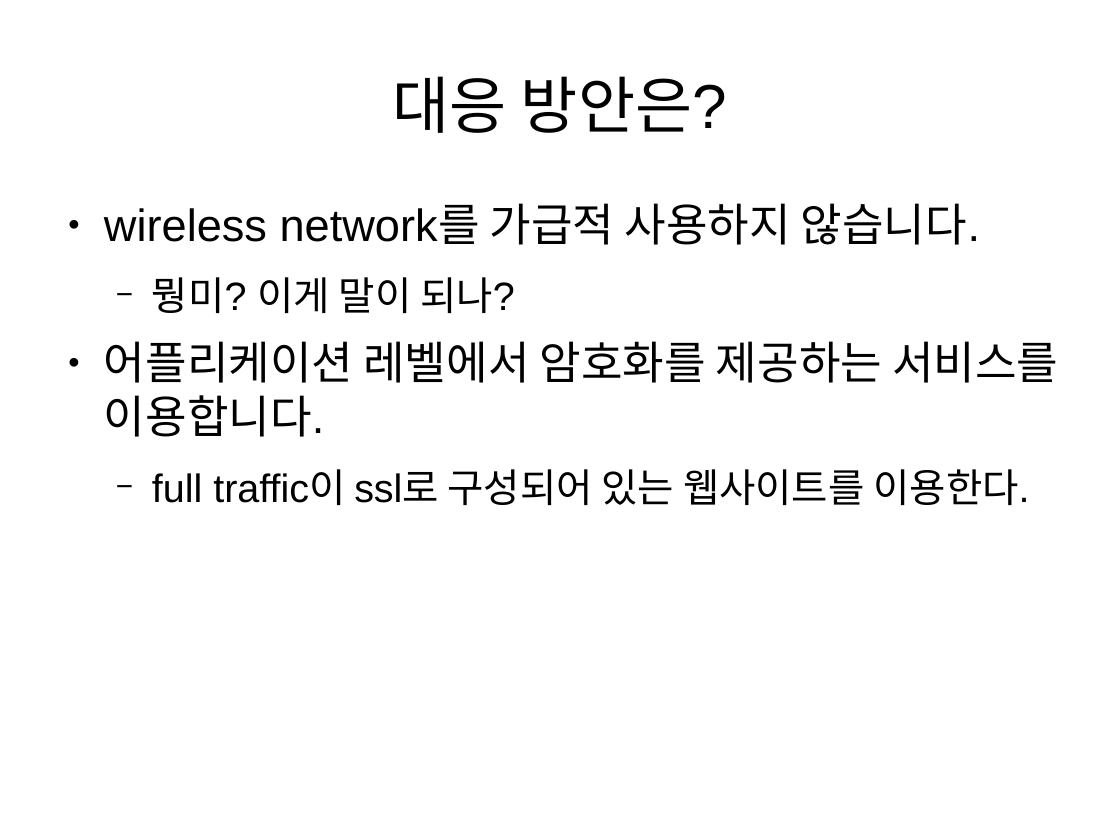
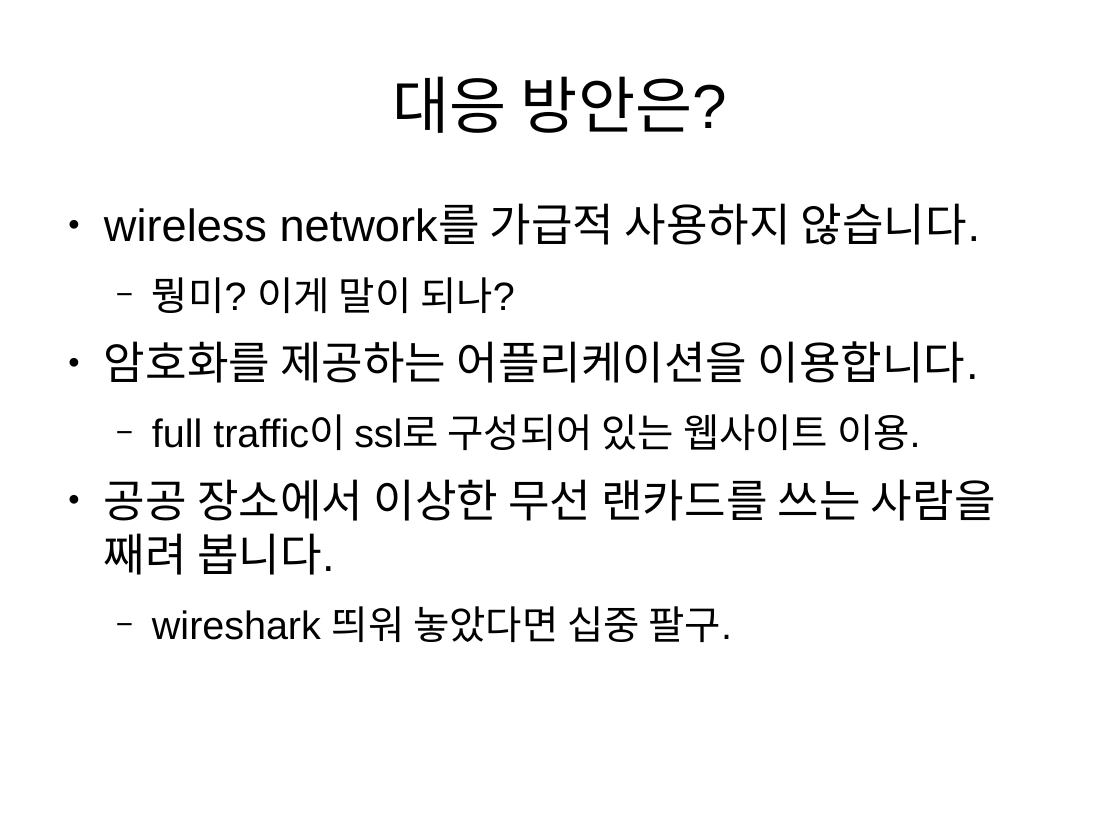
Before and after one commit to sececter/doc, a slide deck: slide 14 of poc2015_wpa_based_packet_decrypt(ko).odp. Drawn at 1120x840 pixels with LibreOffice and Linux fonts; fonts in the diff are those of the drawing. Boxes give left, top, right and bottom in pixels: in the first picture for what was removed or moved away, otherwise in the second. Text is boxed around its words. In the diff, an @@ line names an element or a change of style, - is before the commit and + after.

```diff
--- a/poc2015_wpa_based_packet_decrypt(ko).odp
+++ b/poc2015_wpa_based_packet_decrypt(ko).odp
@@ text at (104,341,996,642): text changed @@
-● 어플리케이션 레벨에서 암호화를 제공하는 서비스를 이용합니다.
-  − full traffic이 ssl로 구성되어 있는 웹사이트를 이용한다.
+● 암호화를 제공하는 어플리케이션을 이용합니다.
+  − full traffic이 ssl로 구성되어 있는 웹사이트 이용.
+● 공공 장소에서 이상한 무선 랜카드를 쓰는 사람을 째려 봅니다.
+  − wireshark 띄워 놓았다면 십중 팔구.
```
Also in this commit, not shown: 5 other slides changed, 1 other file.
